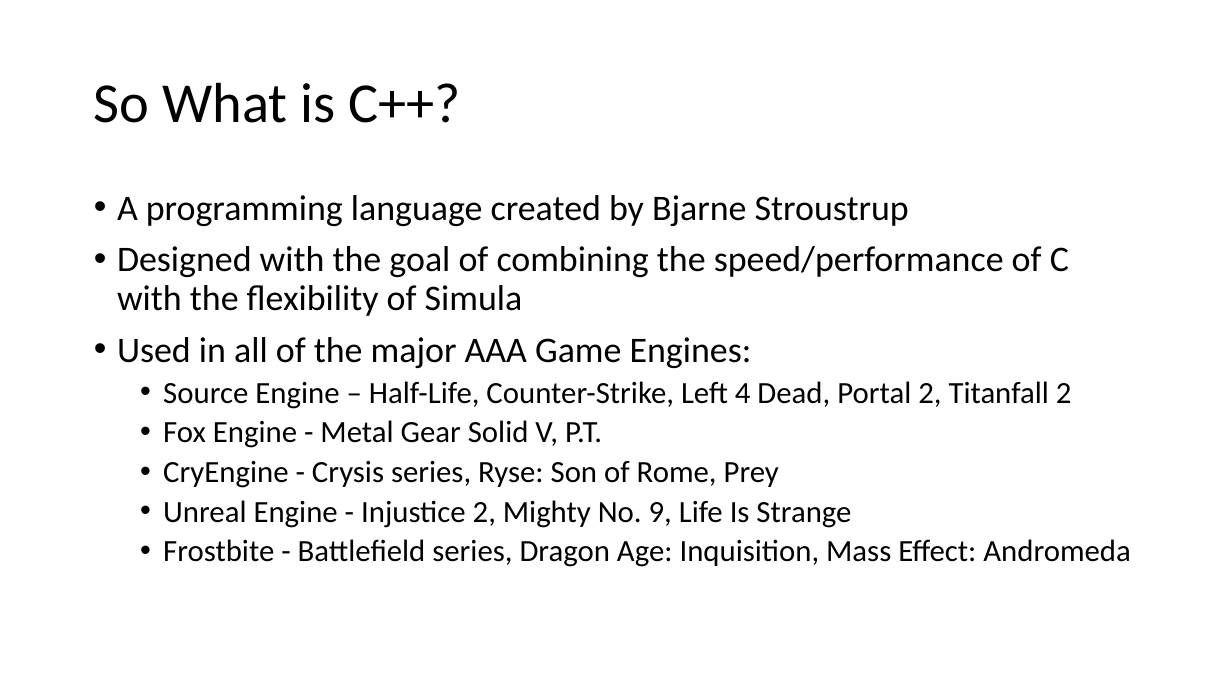
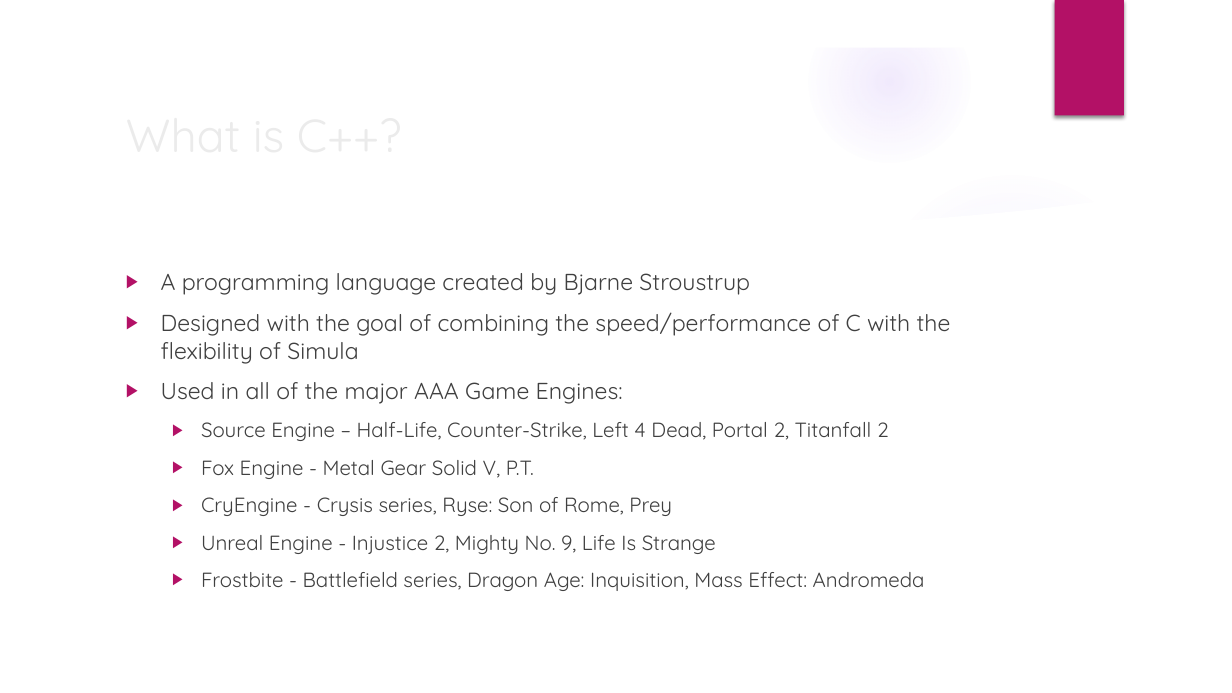
Before and after one commit to sgowen/IntroToCPlusPlusGameDev, a slide deck: slide 2 of IntroToCPlusPlusGameDev.pptx. Drawn at 1232x693 pixels with LibreOffice and Linux fonts; fonts in the diff are those of the drawing; background and template pictures are left out. Boxes give left, top, right and bottom in pixels: in the first picture for what was removed or moved away, otherwise in the second. Text is boxed around its words. In the diff, an @@ line names an element or a change of style, - is before the commit and + after.

```diff
--- a/IntroToCPlusPlusGameDev.pptx
+++ b/IntroToCPlusPlusGameDev.pptx
@@ group added at (0, 0, 1232, 693): 4 ellipses, 3 freeform shapes @@
@@ rectangle added at (1055, 0, 1124, 116), fill #B31166 @@
@@ title at (94, 82, 461, 123): text changed; size 44 to 36 pt; font Calibri to Quicksand; text colour #000000 to #EBEBEB @@
-So What is C++?
+What is C++?
@@ text "A programming language created by ...": place and size @@
-text "A programming language created by ..." at (117, 195, 1130, 567)
+text "A programming language created by ..." at (161, 273, 951, 591)
@@ text "A programming language created by ..." at (161, 273, 951, 591): size 28 to 18 pt in "A programming language created by Bjarne Stroustrup", "Designed with the goal of combining the ...", "Used in all of the major AAA ..."; font Calibri to Quicksand, text colour #000000 to #404040; size 24 to 16 pt in "Source Engine – Half-Life, Counter-Strike, Left 4 ...", "Fox Engine - Metal Gear Solid V, ...", "CryEngine - Crysis series, Ryse: Son of ...", "Unreal Engine - Injustice 2, Mighty No. ..." and 1 more places; bullet • to ▶; line spacing 0.9 to 1; more space between paragraphs @@
```
Also in this commit, not shown: 7 other slides changed, 2 slides added.
